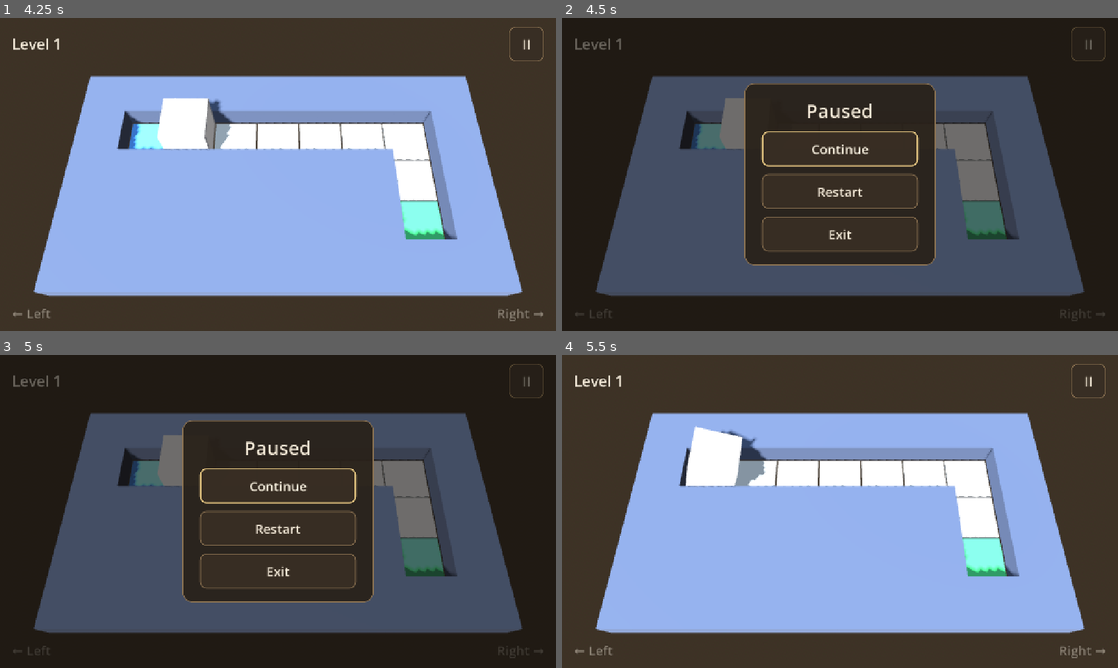
Above: before the commit, frames 1-4 (two rows, left to right).
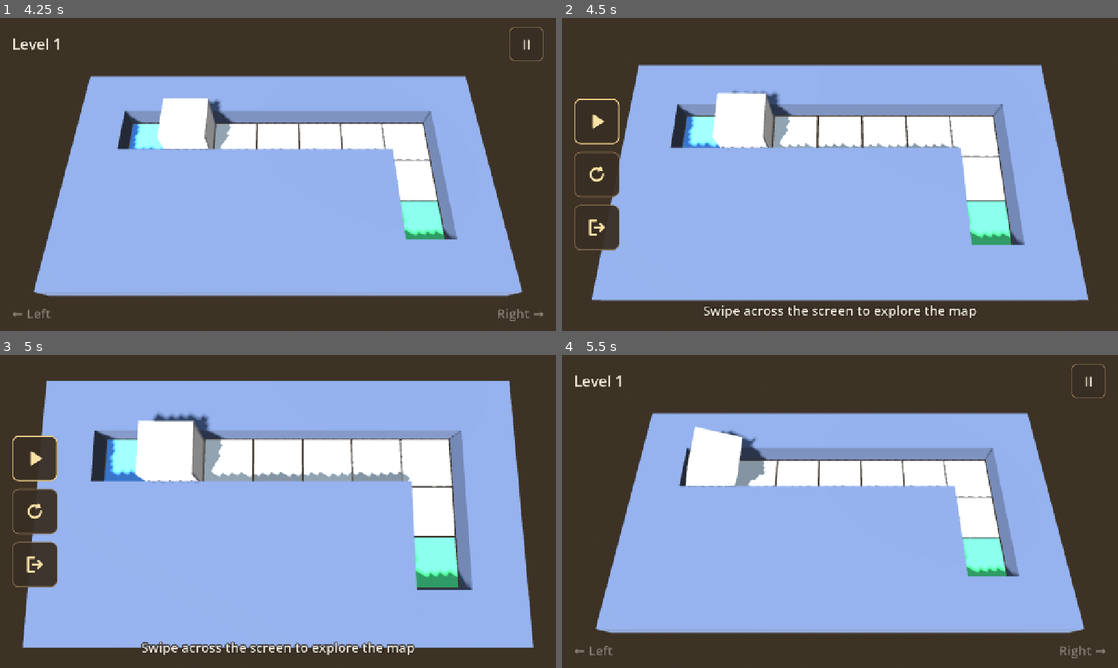
Above: after the commit, the same moments.

Repository: tonyjdev/mazecube
Game: Godot game, scene res://scenes/menu.tscn
Two runs of this game, one before a commit and one after it. Both use one fixed random seed, a clock stepped at 60 frames per second and the inputs below.
Inputs (mouse positions are in pixels of both pictures, inside the frame that each line leads up to; where the layout moved, square brackets give the same spot in the first picture):
- Up to frame 1 (4.25 s): click "Play" at 0.5 s; click (33, 46) at 1.25 s; click "Play" at 2 s; tap Enter (next_level) at 2.75 s; drag from (278, 174) to (333, 105) at 2.77 s; click "Continue" at 3.5 s
- Up to frame 2 (4.5 s): click "II" at 4.25 s
- Up to frame 3 (5 s): no input
- Up to frame 4 (5.5 s): click (595, 511) [840, 527] at 5 s

Frame 1 is identical in both runs. In frame 2, 96% of the frame differs, in the area x 0-100%, y 0-100%; in frame 3, 97%; in frame 4, nothing differs.

Commit message:
Pausa con botones de iconos y cámara para explorar el mapa
- El menú de pausa ya no tiene título ni recuadro: tres botones con
  iconos (play, flecha circular y salir por la puerta) pegados a la
  izquierda, y al pie el texto «Desliza el dedo sobre la pantalla para
  navegar por el mapa». La interfaz de juego se oculta en la pausa.
- Al pausar, la cámara se aleja (×1,7, sin pasar de ver el tablero
  entero) y se inclina a 82°. Arrastrando el dedo o el ratón se recorre
  el mapa sin salir de sus bordes (FollowCamera.start_explore/
  explore_drag/end_explore).
- Al continuar, la cámara vuelve suavemente a su sitio y después se
  reanuda el juego; al reiniciar vuelve al momento.
- La cámara se procesa siempre, pero fuera de la exploración se queda
  quieta en la pausa.
- Especificación y traducciones al día (PAUSE_EXPLORE_HINT en lugar de
  PAUSE_TITLE).

Co-Authored-By: Claude Opus 5.5 <noreply@anthropic.com>

Diff:
--- a/scenes/game.tscn
+++ b/scenes/game.tscn
@@ -4,6 +4,9 @@
 [ext_resource type="Script" uid="uid://ccjf1dwf07kqe" path="res://scripts/level.gd" id="2_jyhfs"]
 [ext_resource type="Script" path="res://scripts/follow_camera.gd" id="9_fcam"]
 [ext_resource type="Script" uid="uid://blpc1e23dcvc7" path="res://scripts/rolling_cube.gd" id="3_tbgi4"]
+[ext_resource type="Texture2D" path="res://ui/pause_play.svg" id="10_play"]
+[ext_resource type="Texture2D" path="res://ui/pause_restart.svg" id="11_restart"]
+[ext_resource type="Texture2D" path="res://ui/pause_exit.svg" id="12_exit"]
 
 [sub_resource type="ProceduralSkyMaterial" id="ProceduralSkyMaterial_sgp6g"]
 
@@ -112,53 +115,68 @@
 layer = 10
 visible = false
 
-[node name="Dim" type="ColorRect" parent="PauseMenu"]
-anchors_preset = 15
-anchor_right = 1.0
-anchor_bottom = 1.0
-grow_horizontal = 2
-grow_vertical = 2
-color = Color(0.05, 0.04, 0.03, 0.6)
-
-[node name="Center" type="CenterContainer" parent="PauseMenu"]
-anchors_preset = 15
-anchor_right = 1.0
-anchor_bottom = 1.0
-grow_horizontal = 2
-grow_vertical = 2
-
-[node name="Panel" type="PanelContainer" parent="PauseMenu/Center"]
-layout_mode = 2
-
-[node name="VBox" type="VBoxContainer" parent="PauseMenu/Center/Panel"]
-layout_mode = 2
+[node name="DragArea" type="Control" parent="PauseMenu"]
+unique_name_in_owner = true
+anchors_preset = 15
+anchor_right = 1.0
+anchor_bottom = 1.0
+grow_horizontal = 2
+grow_vertical = 2
+
+[node name="Buttons" type="VBoxContainer" parent="PauseMenu"]
+anchors_preset = 4
+anchor_top = 0.5
+anchor_bottom = 0.5
+offset_left = 28.0
+offset_top = -180.0
+offset_right = 132.0
+offset_bottom = 180.0
+grow_vertical = 2
+alignment = 1
 theme_override_constants/separation = 18
 
-[node name="Title" type="Label" parent="PauseMenu/Center/Panel/VBox"]
-custom_minimum_size = Vector2(360, 0)
-layout_mode = 2
-theme_override_font_sizes/font_size = 44
-text = "PAUSE_TITLE"
+[node name="ContinueButton" type="Button" parent="PauseMenu/Buttons"]
+unique_name_in_owner = true
+custom_minimum_size = Vector2(104, 104)
+layout_mode = 2
+tooltip_text = "PAUSE_CONTINUE"
+icon = ExtResource("10_play")
+icon_alignment = 1
+
+[node name="RestartButton" type="Button" parent="PauseMenu/Buttons"]
+unique_name_in_owner = true
+custom_minimum_size = Vector2(104, 104)
+layout_mode = 2
+tooltip_text = "PAUSE_RESTART"
+icon = ExtResource("11_restart")
+icon_alignment = 1
+
+[node name="QuitButton" type="Button" parent="PauseMenu/Buttons"]
+unique_name_in_owner = true
+custom_minimum_size = Vector2(104, 104)
+layout_mode = 2
+tooltip_text = "PAUSE_QUIT"
+icon = ExtResource("12_exit")
+icon_alignment = 1
+
+[node name="ExploreHint" type="Label" parent="PauseMenu"]
+anchors_preset = 12
+anchor_top = 1.0
+anchor_right = 1.0
+anchor_bottom = 1.0
+offset_left = 160.0
+offset_top = -72.0
+offset_right = -160.0
+offset_bottom = -24.0
+grow_horizontal = 2
+grow_vertical = 0
+mouse_filter = 2
+theme_override_font_sizes/font_size = 30
+theme_override_constants/outline_size = 10
+text = "PAUSE_EXPLORE_HINT"
 horizontal_alignment = 1
+vertical_alignment = 1
 autowrap_mode = 3
-
-[node name="ContinueButton" type="Button" parent="PauseMenu/Center/Panel/VBox"]
-unique_name_in_owner = true
-custom_minimum_size = Vector2(360, 80)
-layout_mode = 2
-text = "PAUSE_CONTINUE"
-
-[node name="RestartButton" type="Button" parent="PauseMenu/Center/Panel/VBox"]
-unique_name_in_owner = true
-custom_minimum_size = Vector2(360, 80)
-layout_mode = 2
-text = "PAUSE_RESTART"
-
-[node name="QuitButton" type="Button" parent="PauseMenu/Center/Panel/VBox"]
-unique_name_in_owner = true
-custom_minimum_size = Vector2(360, 80)
-layout_mode = 2
-text = "PAUSE_QUIT"
 
 [node name="CompleteMenu" type="CanvasLayer" parent="."]
 process_mode = 3
--- a/scripts/follow_camera.gd
+++ b/scripts/follow_camera.gd
@@ -25,12 +25,21 @@
 ##   tras pulsarlo espera un momento (ATTENTION_HOLD) para que se vea cómo
 ##   cambian los barrotes. Si al llegar ya se ven todos, no cambia nada.
 ## - shake() hace temblar la cámara un momento (media vuelta del cubo).
+## - Exploración (menú de pausa): start_explore() aleja la cámara y la pone
+##   casi vertical (EXPLORE_PITCH) para ver más mapa, y explore_drag() la
+##   desplaza al arrastrar el dedo, sin enseñar más allá del borde del
+##   tablero. end_explore() la devuelve a donde estaba y emite
+##   explore_finished al llegar. La cámara se procesa siempre (para animarse
+##   en la pausa), pero fuera de la exploración se queda quieta si el juego
+##   está en pausa.
 ## - Tanto el foco como la distancia se mueven con un amortiguamiento crítico:
 ##   arrancan y frenan con suavidad, van con un pequeño retraso respecto al
 ##   cubo y nunca se pasan del objetivo (no rebotan cuando el cubo rebota).
 
 ## Distancia máxima de la cámara al foco: la del antiguo nivel 4 (7×9 casillas)
 ## encuadrado entero en la pantalla apaisada de referencia (1280×720).
+signal explore_finished
+
 const MAX_DISTANCE := 13.5
 const MIN_DISTANCE := 3.0
 ## Alejamiento por velocidad: fracción de distancia que se añade por cada
@@ -46,6 +55,12 @@
 const SHAKE_STRENGTH := 0.06
 const SHAKE_TIME := 0.25
 const SHAKE_FREQ := Vector2(71.0, 53.0)
+## Exploración: inclinación (casi vertical), alejamiento respecto a la
+## distancia normal (nunca más que lo necesario para ver el tablero entero
+## en toda la pantalla) y duración de la transición de ida y de vuelta.
+const EXPLORE_PITCH := 82.0
+const EXPLORE_ZOOM := 1.7
+const EXPLORE_TIME := 0.45
 
 ## Inclinación de la vista cenital (90 = totalmente desde arriba).
 @export_range(45.0, 90.0) var pitch_degrees := 65.0
@@ -80,11 +95,24 @@
 ## Hasta cuándo (Time.get_ticks_msec) se mantiene el encuadre tras pulsar.
 var _attention_hold_until := 0
 var _shake_left := 0.0
+## Inclinación con la que se colocan la cámara y los cálculos de encuadre.
+var _pitch := 65.0
+## Exploración: si está activa, progreso de la transición (0 = vista normal,
+## 1 = vista de exploración), distancia y foco de la vista de exploración.
+## Mientras se explora, _focus y _distance conservan la vista normal.
+var _explore := false
+var _explore_blend := 0.0
+var _explore_distance := MAX_DISTANCE
+var _explore_focus := Vector3.ZERO
+## Los cálculos de encuadre usan toda la pantalla en lugar del hueco libre.
+var _full_area := false
 
 
 func _ready() -> void:
 	projection = PROJECTION_PERSPECTIVE
 	fov = 45.0
+	_pitch = pitch_degrees
+	process_mode = Node.PROCESS_MODE_ALWAYS
 
 
 func setup(target_level: Level, followed: Node3D, area: Control) -> void:
@@ -124,6 +152,10 @@
 
 ## Coloca la cámara directamente en su posición final, sin transición.
 func snap() -> void:
+	var was_exploring := _explore or _explore_blend > 0.0
+	_explore = false
+	_explore_blend = 0.0
+	_pitch = pitch_degrees
 	_attention_button = Level.NO_CELL
 	_attention_active = false
 	_attention_frame_cell = Level.NO_CELL
@@ -137,10 +169,80 @@
 	_focus = _desired_focus()
 	_focus_vel = Vector3.ZERO
 	_place(_distance, _focus)
+	if was_exploring:
+		explore_finished.emit()
+
+
+# --- Exploración (pausa) --------------------------------------------------------
+
+## Pasa suavemente a la vista de exploración: más lejos y casi vertical,
+## mirando a donde miraba la cámara.
+func start_explore() -> void:
+	if level == null:
+		return
+	if not _explore and _explore_blend <= 0.0:
+		_shake_left = 0.0
+		h_offset = 0.0
+		v_offset = 0.0
+		var fit: float = _with_explore_view(_compute_fit_distance)
+		_explore_distance = minf(_distance * EXPLORE_ZOOM, fit)
+		_explore_focus = _clamp_explore_focus(_focus)
+	_explore = true
+
+
+## Vuelve suavemente a la vista normal; al llegar emite explore_finished.
+func end_explore() -> void:
+	_explore = false
+
+
+func is_exploring() -> bool:
+	return _explore
+
+
+## Desplaza la vista de exploración al arrastrar de `from` a `to` (puntos de
+## pantalla): el punto del suelo que estaba bajo el dedo sigue bajo el dedo.
+func explore_drag(from: Vector2, to: Vector2) -> void:
+	if not _explore:
+		return
+	_explore_focus = _clamp_explore_focus(_explore_focus + _ground_hit(from) - _ground_hit(to))
+
+
+func _clamp_explore_focus(anchor: Vector3) -> Vector3:
+	return _with_explore_view(func() -> Vector3: return _clamped_focus(anchor, _explore_distance))
+
+
+## Ejecuta un cálculo de encuadre con la inclinación de exploración y toda
+## la pantalla, y deja la cámara como estaba.
+func _with_explore_view(calc: Callable) -> Variant:
+	var saved_pitch := _pitch
+	_pitch = EXPLORE_PITCH
+	_full_area = true
+	var result: Variant = calc.call()
+	_pitch = saved_pitch
+	_full_area = false
+	return result
+
+
+## Transición entre la vista normal y la de exploración. Devuelve false si
+## no hay exploración en curso.
+func _update_explore(delta: float) -> bool:
+	if not _explore and _explore_blend <= 0.0:
+		return false
+	_explore_blend = move_toward(_explore_blend, 1.0 if _explore else 0.0, delta / EXPLORE_TIME)
+	var k := smoothstep(0.0, 1.0, _explore_blend)
+	_pitch = lerpf(pitch_degrees, EXPLORE_PITCH, k)
+	_place(lerpf(_distance, _explore_distance, k), _focus.lerp(_explore_focus, k))
+	if not _explore and _explore_blend <= 0.0:
+		_pitch = pitch_degrees
+		_place(_distance, _focus)
+		explore_finished.emit()
+	return true
 
 
 func _process(delta: float) -> void:
 	if level == null:
+		return
+	if _update_explore(delta) or get_tree().paused:
 		return
 	_update_attention()
 	var goal_distance := _target_distance()
@@ -190,7 +292,7 @@
 
 
 func _view_dir() -> Vector3:
-	var pitch := deg_to_rad(pitch_degrees)
+	var pitch := deg_to_rad(_pitch)
 	return Vector3(0, sin(pitch), cos(pitch))
 
 
@@ -352,6 +454,8 @@
 
 
 func _area_rect() -> Rect2:
+	if _full_area:
+		return get_viewport().get_visible_rect()
 	var area := play_area.get_global_rect() if play_area else Rect2()
 	if area.size.x < 1.0 or area.size.y < 1.0:
 		area = get_viewport().get_visible_rect()
--- a/scripts/game.gd
+++ b/scripts/game.gd
@@ -13,9 +13,13 @@
 ## en Opciones.
 ##
 ## Interfaz: número de nivel arriba a la izquierda, botón de pausa arriba a la
-## derecha e indicaciones de giro abajo. La pausa muestra un menú (Continuar,
-## Reiniciar, Salir al selector de niveles); al llegar a la meta se marca el
-## nivel como completado y se muestra otro (Siguiente nivel, Repetir, Niveles).
+## derecha e indicaciones de giro abajo. La pausa oculta esa interfaz y
+## muestra a la izquierda tres botones con iconos (Continuar, Reiniciar,
+## Salir al selector de niveles); la cámara se aleja y se pone casi vertical,
+## y arrastrando el dedo se recorre el mapa (ver FollowCamera.start_explore).
+## Al continuar, la cámara vuelve a su sitio y después se reanuda el juego.
+## Al llegar a la meta se marca el nivel como completado y se muestra otro
+## menú (Siguiente nivel, Repetir, Niveles).
 ##
 ## Controles:
 ##   Media vuelta: pulsar izquierda y derecha a la vez (con el otro lado aún
@@ -34,7 +38,8 @@
 ## distancia de cámara con "camera_distance" (limitada al máximo).
 ##
 ## La raíz de la escena se procesa siempre (para poder reanudar con el
-## teclado), pero el tablero, el cubo y la cámara se detienen en la pausa.
+## teclado), pero el tablero y el cubo se detienen en la pausa; la cámara
+## solo se mueve en ella para explorar el mapa.
 
 const HINT_IDLE_ALPHA := 0.45
 ## Pausa entre llegar a la meta y mostrar el menú de nivel completado.
@@ -51,6 +56,10 @@
 var _keys_held := {RollingCube.TURN_LEFT: false, RollingCube.TURN_RIGHT: false}
 ## Dedo (índice del toque) -> lado de la pantalla en que se apoyó.
 var _touches := {}
+## Arrastre del mapa en la pausa: si hay un dedo (o el ratón) pulsado y
+## dónde estaba en el último movimiento.
+var _dragging := false
+var _drag_last := Vector2.ZERO
 
 @onready var level: Level = $Level
 @onready var cube: RollingCube = $Cube
@@ -69,7 +78,8 @@
 
 func _ready() -> void:
 	process_mode = Node.PROCESS_MODE_ALWAYS
-	for node: Node in [level, cube, camera, $UI]:
+	# La cámara se procesa siempre (ver FollowCamera) para explorar en la pausa.
+	for node: Node in [level, cube, $UI]:
 		node.process_mode = Node.PROCESS_MODE_PAUSABLE
 
 	cube.reached_goal.connect(_on_reached_goal)
@@ -111,8 +121,10 @@
 	pause_button.pressed.connect(_set_paused.bind(true))
 	%ContinueButton.pressed.connect(_set_paused.bind(false))
 	%RestartButton.pressed.connect(func() -> void:
-		_set_paused(false)
+		_close_pause_menu()
+		get_tree().paused = false
 		_restart())
+	%DragArea.gui_input.connect(_on_drag_area_input)
 	%QuitButton.pressed.connect(GameState.go_to_menu.bind("levels"))
 	next_button.pressed.connect(_next_level)
 	%RetryButton.pressed.connect(_restart)
@@ -214,18 +226,53 @@
 func _toggle_pause() -> void:
 	if complete_menu.visible:
 		return
-	_set_paused(not get_tree().paused)
-
-
+	_set_paused(not pause_menu.visible)
+
+
+## Pausa: menú de pausa y cámara de exploración. Al reanudar, la cámara
+## vuelve a su sitio con el juego aún en pausa y después se reanuda.
 func _set_paused(paused: bool) -> void:
-	if complete_menu.visible and paused:
-		return
-	get_tree().paused = paused
-	pause_menu.visible = paused
-	# En la pausa no llegan las sueltas de teclas y dedos.
+	if paused:
+		if complete_menu.visible or pause_menu.visible:
+			return
+		get_tree().paused = true
+		pause_menu.visible = true
+		$UI.visible = false
+		_dragging = false
+		# En la pausa no llegan las sueltas de teclas y dedos.
+		_clear_held_sides()
+		camera.start_explore()
+		_focus_first(pause_menu)
+		return
+	if not pause_menu.visible:
+		return
+	_close_pause_menu()
+	camera.end_explore()
+	await camera.explore_finished
+	# Se ha vuelto a pausar mientras la cámara volvía.
+	if pause_menu.visible or complete_menu.visible:
+		return
+	get_tree().paused = false
+
+
+func _close_pause_menu() -> void:
+	pause_menu.visible = false
+	$UI.visible = true
+	_dragging = false
 	_clear_held_sides()
-	if paused:
-		_focus_first(pause_menu)
+
+
+## Arrastre del mapa en la pausa (los toques llegan también como clic).
+func _on_drag_area_input(event: InputEvent) -> void:
+	var button := event as InputEventMouseButton
+	if button and button.button_index == MOUSE_BUTTON_LEFT:
+		_dragging = button.pressed
+		_drag_last = button.position
+		return
+	var motion := event as InputEventMouseMotion
+	if motion and _dragging:
+		camera.explore_drag(_drag_last, motion.position)
+		_drag_last = motion.position
 
 
 func _restart() -> void:
@@ -275,6 +322,8 @@
 func _on_play_area_resized() -> void:
 	camera.refresh_layout()
 	camera.snap()
+	if pause_menu.visible:
+		camera.start_explore()
 
 
 ## Los toques sobre los botones no cuentan como giro.
--- a/scripts/translations.gd
+++ b/scripts/translations.gd
@@ -33,7 +33,7 @@
 		"HUD_LEVEL": "Nivel %d",
 		"HINT_LEFT": "← Izquierda",
 		"HINT_RIGHT": "Derecha →",
-		"PAUSE_TITLE": "Pausa",
+		"PAUSE_EXPLORE_HINT": "Desliza el dedo sobre la pantalla para navegar por el mapa",
 		"PAUSE_CONTINUE": "Continuar",
 		"PAUSE_RESTART": "Reiniciar",
 		"PAUSE_QUIT": "Salir",
@@ -102,7 +102,7 @@
 		"HUD_LEVEL": "Level %d",
 		"HINT_LEFT": "← Left",
 		"HINT_RIGHT": "Right →",
-		"PAUSE_TITLE": "Paused",
+		"PAUSE_EXPLORE_HINT": "Swipe across the screen to explore the map",
 		"PAUSE_CONTINUE": "Continue",
 		"PAUSE_RESTART": "Restart",
 		"PAUSE_QUIT": "Exit",
--- /dev/null
+++ b/ui/pause_exit.svg
@@ -0,0 +1,4 @@
+<svg xmlns="http://www.w3.org/2000/svg" width="48" height="48" viewBox="0 0 48 48">
+  <path d="M22 8 H9 V40 H22" fill="none" stroke="#fbe2a6" stroke-width="5" stroke-linecap="round" stroke-linejoin="round"/>
+  <path d="M20 24 H40 M32 16 L40 24 L32 32" fill="none" stroke="#fbe2a6" stroke-width="5" stroke-linecap="round" stroke-linejoin="round"/>
+</svg>
--- /dev/null
+++ b/ui/pause_play.svg
@@ -0,0 +1,3 @@
+<svg xmlns="http://www.w3.org/2000/svg" width="48" height="48" viewBox="0 0 48 48">
+  <path d="M16 9 L39 24 L16 39 Z" fill="#fbe2a6" stroke="#fbe2a6" stroke-width="3" stroke-linejoin="round"/>
+</svg>
--- /dev/null
+++ b/ui/pause_restart.svg
@@ -0,0 +1,4 @@
+<svg xmlns="http://www.w3.org/2000/svg" width="48" height="48" viewBox="0 0 48 48">
+  <path d="M38 24 A14 14 0 1 1 31 11.9" fill="none" stroke="#fbe2a6" stroke-width="5" stroke-linecap="round"/>
+  <path d="M37.1 15.4 L27.1 16.6 L33.1 6.2 Z" fill="#fbe2a6" stroke="#fbe2a6" stroke-width="2" stroke-linejoin="round"/>
+</svg>
Not shown, added: ui/pause_exit.svg.import
Not shown, added: ui/pause_play.svg.import
Not shown, added: ui/pause_restart.svg.import
Not shown, changed: docs/especificacion_juego_cubo.md
